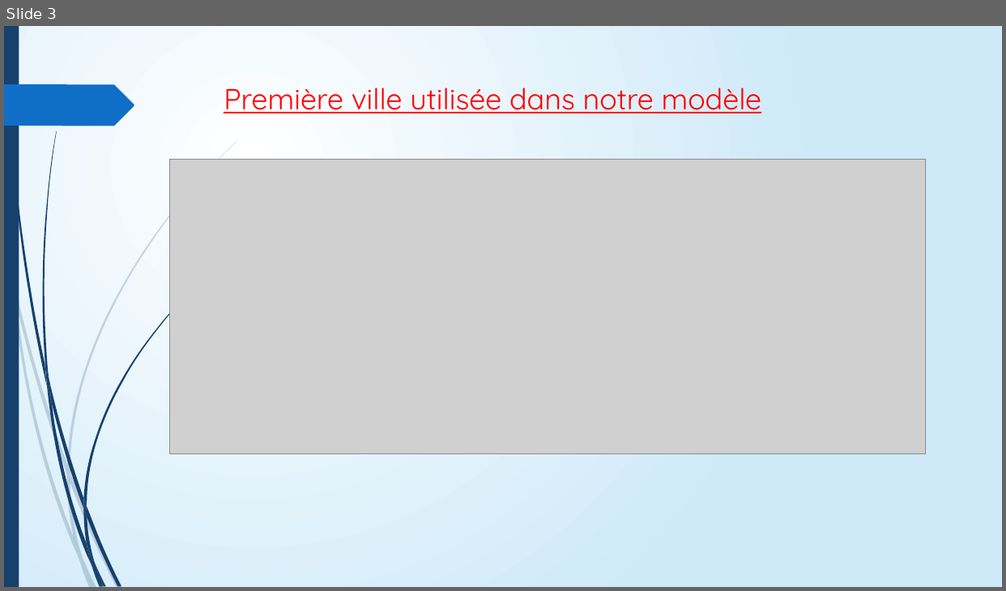
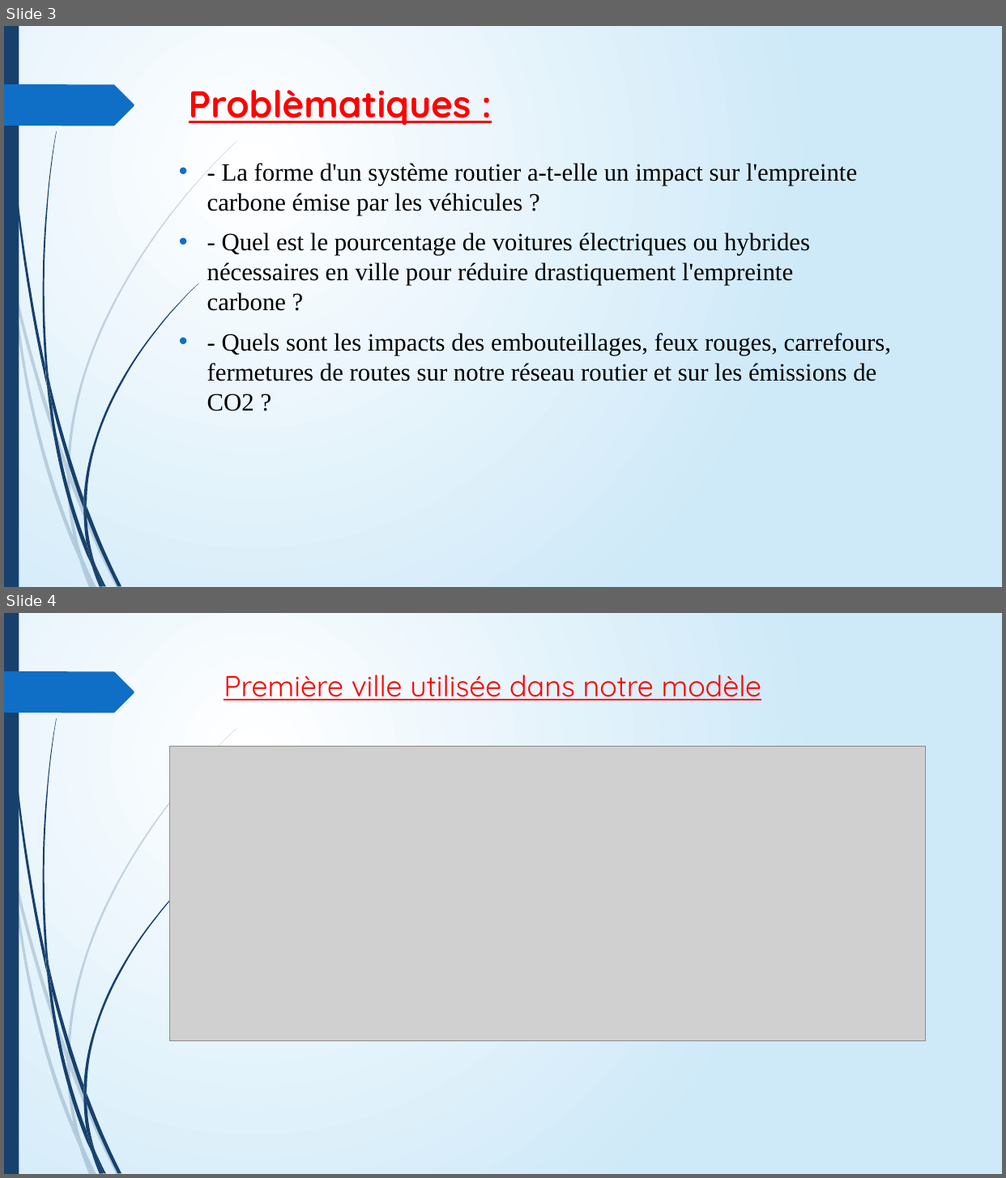
Before and after one commit to ARE-DYNAMIC-2021-2022-G1/roadTraffic, a slide deck: ROAD TRAFFIC SIMULATION.pptx. Shown one above the other, each under a label of ours: slide 3 before the commit, slides 3 and 4 after it. The pictures are 1006x591 and 1006x1178 pixels, drawn with LibreOffice and Linux fonts; fonts in the diff are those of the drawing; grey boxes stand for pictures. Boxes give left, top, right and bottom in pixels: in the first picture for what was removed or moved away, otherwise in the second. Text is boxed around its words. In the diff, an @@ line names an element or a change of style, - is before the commit and + after.

```diff
--- a/ROAD TRAFFIC SIMULATION.pptx
+++ b/ROAD TRAFFIC SIMULATION.pptx
@@ slide 3 added at <box>4,26,1002,587</box>, background gradient #FFFFFF to #CEEAF9; not listed: 24 template elements that a slide beside it also shows @@
@@ title added at <box>189,90,471,126</box>, 36 pt, text #FF0000, bold, underline @@
+Problèmatiques :
@@ text added at <box>207,163,891,412</box>, 24 pt, text #000000 @@
+• - La forme d'un système routier a-t-elle un impact sur l'empreinte carbone émise par les véhicules ?
+• - Quel est le pourcentage de voitures électriques ou hybrides nécessaires en ville pour réduire drastiquement l'empreinte carbone ?
+• - Quels sont les impacts des embouteillages, feux rouges, carrefours, fermetures de routes sur notre réseau routier et sur les émissions de CO2 ?
@@ what was slide 3 is now slide 4 @@
```
Also in this commit, not shown: 3 slides changed, 4 other slides added, 3 slides removed.
